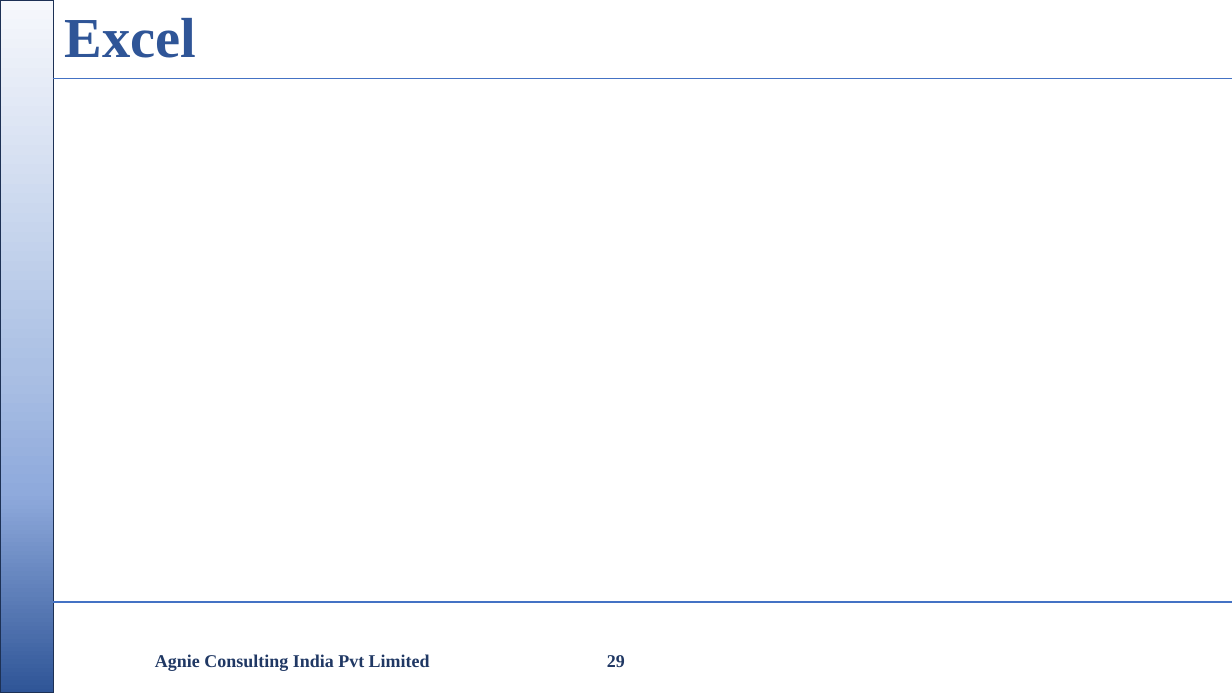
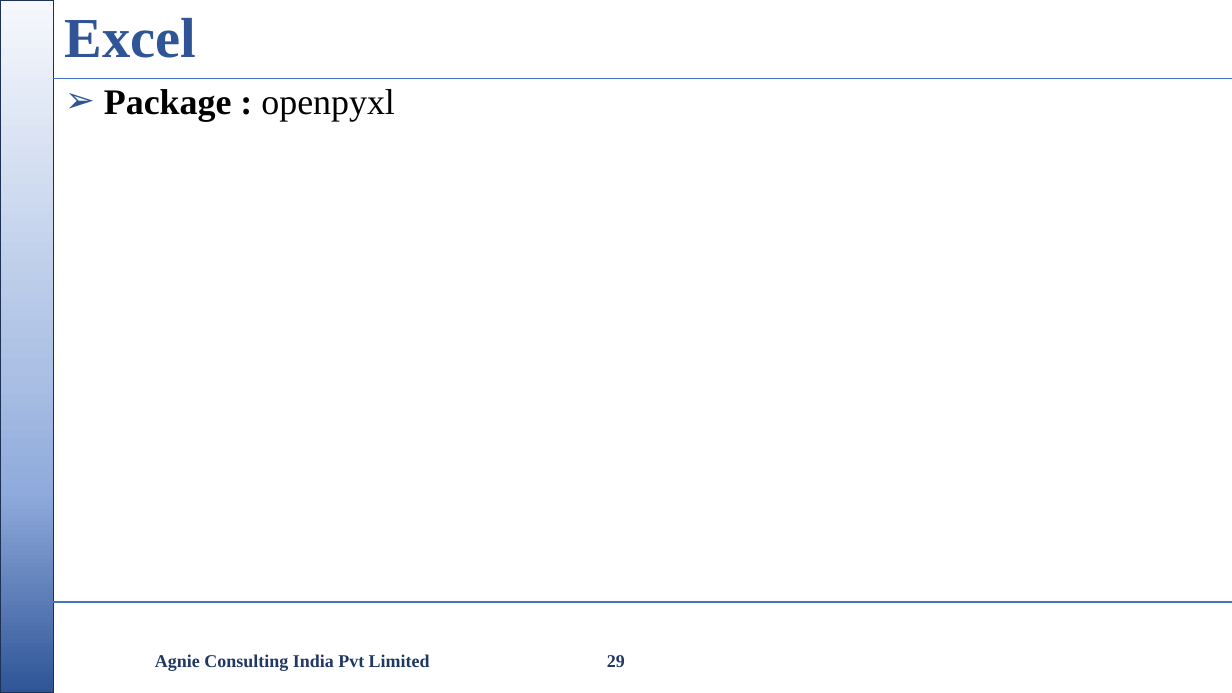
Before and after one commit to nikishdaniel1-del/Python-Cls, a slide deck: slide 29 of python class/Python Class.pptx. Drawn at 1232x693 pixels with LibreOffice and Linux fonts; fonts in the diff are those of the drawing; background and template pictures are left out. Boxes give left, top, right and bottom in pixels: in the first picture for what was removed or moved away, otherwise in the second. Text is boxed around its words. In the diff, an @@ line names an element or a change of style, - is before the commit and + after.

```diff
--- a/python class/Python Class.pptx
+++ b/python class/Python Class.pptx
@@ text added at [104, 89, 394, 121], 28 pt, text #000000, bold @@
+➢ Package : openpyxl
```
Also in this commit, not shown: 4 other slides changed, 5 other files.
